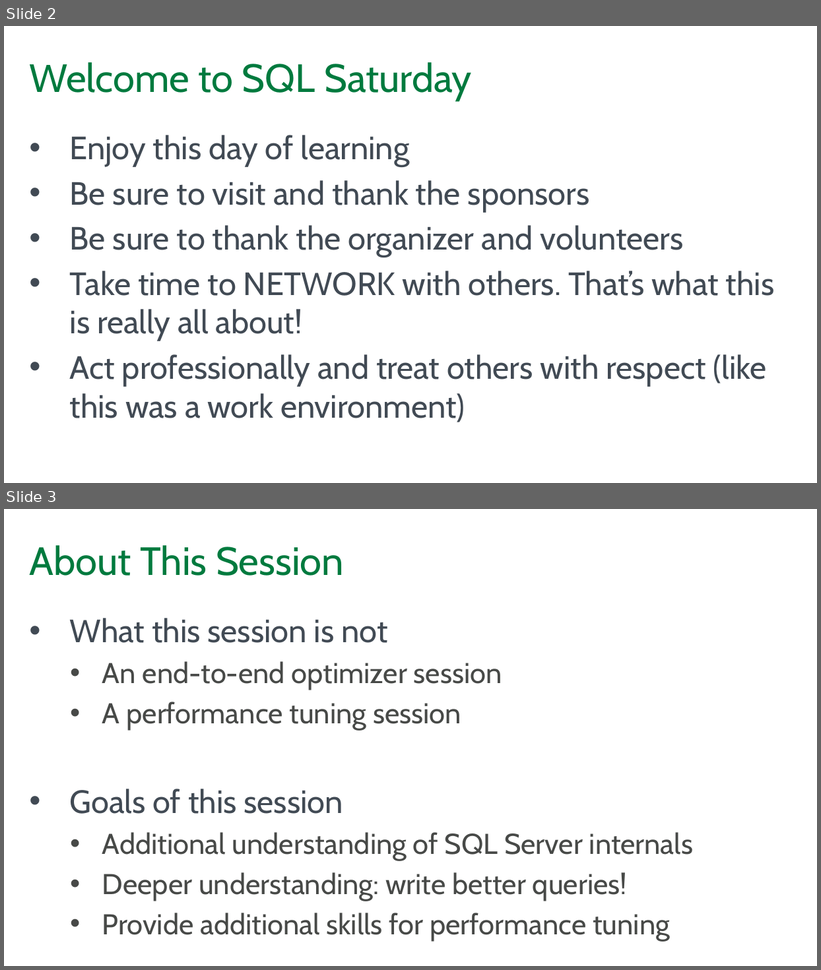
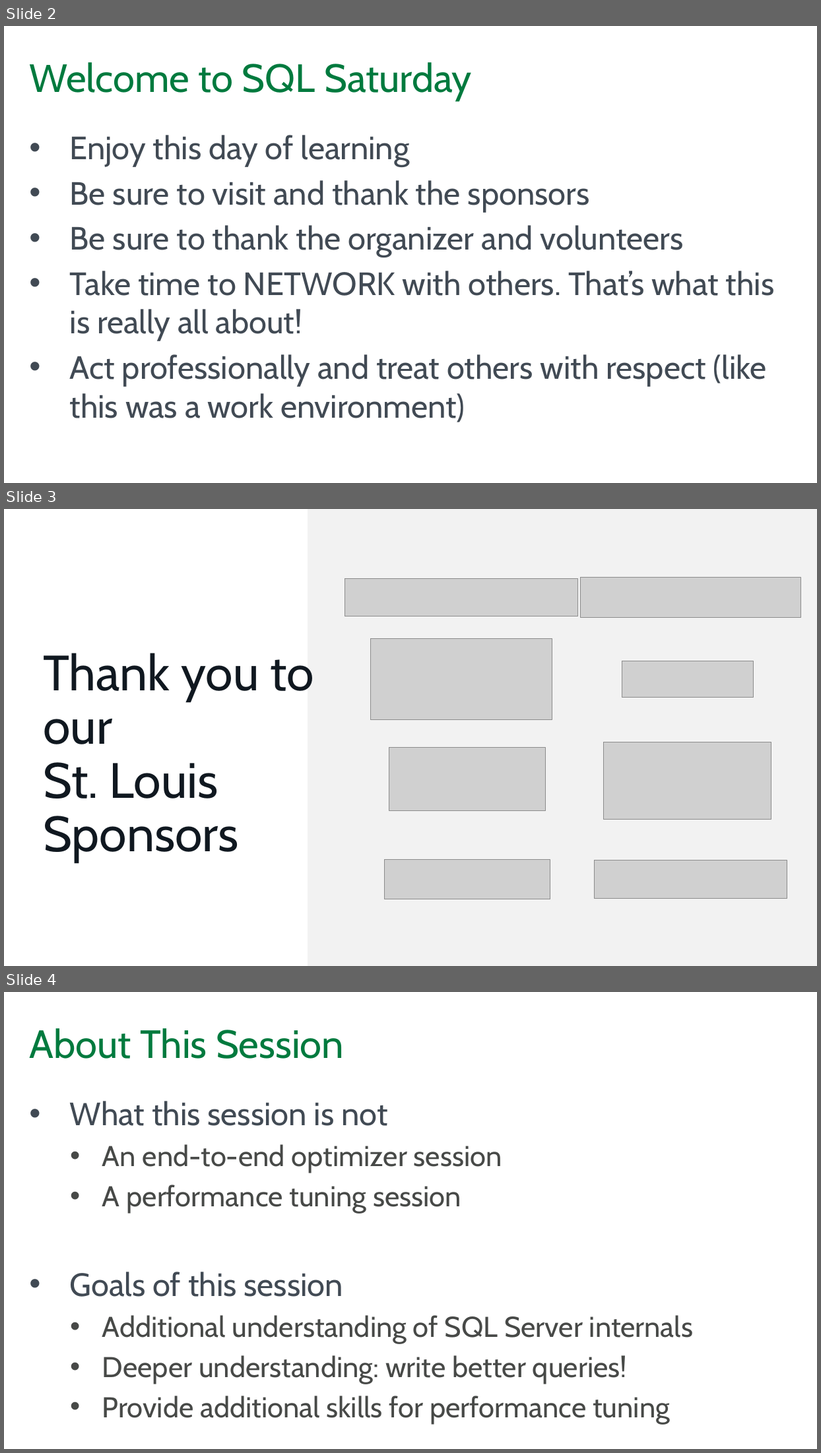
Before and after one commit to tf3604/OptimizerPresentation, a slide deck: Optimizer.pptx. Shown one above the other, each under a label of ours: slides 2 and 3 before the commit, slides 2, 3 and 4 after it. The pictures are 821x970 and 821x1453 pixels, drawn with LibreOffice and Linux fonts; fonts in the diff are those of the drawing; grey boxes stand for pictures; background and template pictures are left out. Boxes give left, top, right and bottom in pixels: in the first picture for what was removed or moved away, otherwise in the second. Text is boxed around its words. In the diff, an @@ line names an element or a change of style, - is before the commit and + after.

Commit message:
Add St. Louis sponsor slide.

```diff
--- a/Optimizer.pptx
+++ b/Optimizer.pptx
@@ slide 3 added at (4,509,817,966), background #FFFFFF @@
@@ rectangle added at (309,509,817,966), fill #F2F2F2, outline #F2F2F2 2 pt @@
@@ picture added at (345,579,578,616) @@
@@ picture added at (581,578,801,617) @@
@@ picture added at (371,639,552,720) @@
@@ text added at (43,653,314,862), 55.4 pt, text #101820 @@
+Thank you to our
+St. Louis Sponsors
@@ picture added at (622,661,753,698) @@
@@ picture added at (603,743,772,819) @@
@@ picture added at (389,748,545,812) @@
@@ picture added at (384,860,550,900) @@
@@ picture added at (595,861,787,899) @@
@@ what was slide 3 is now slide 4 @@
```
